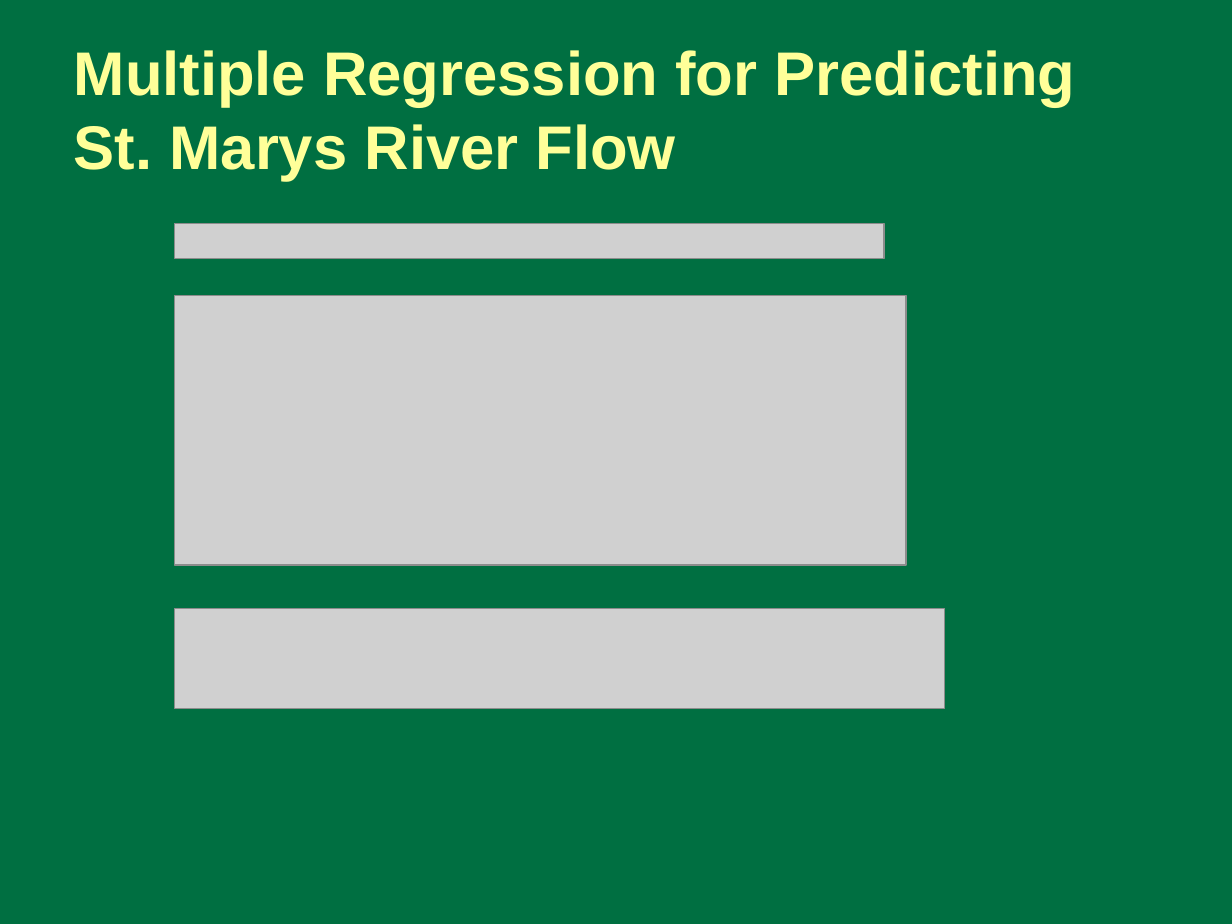
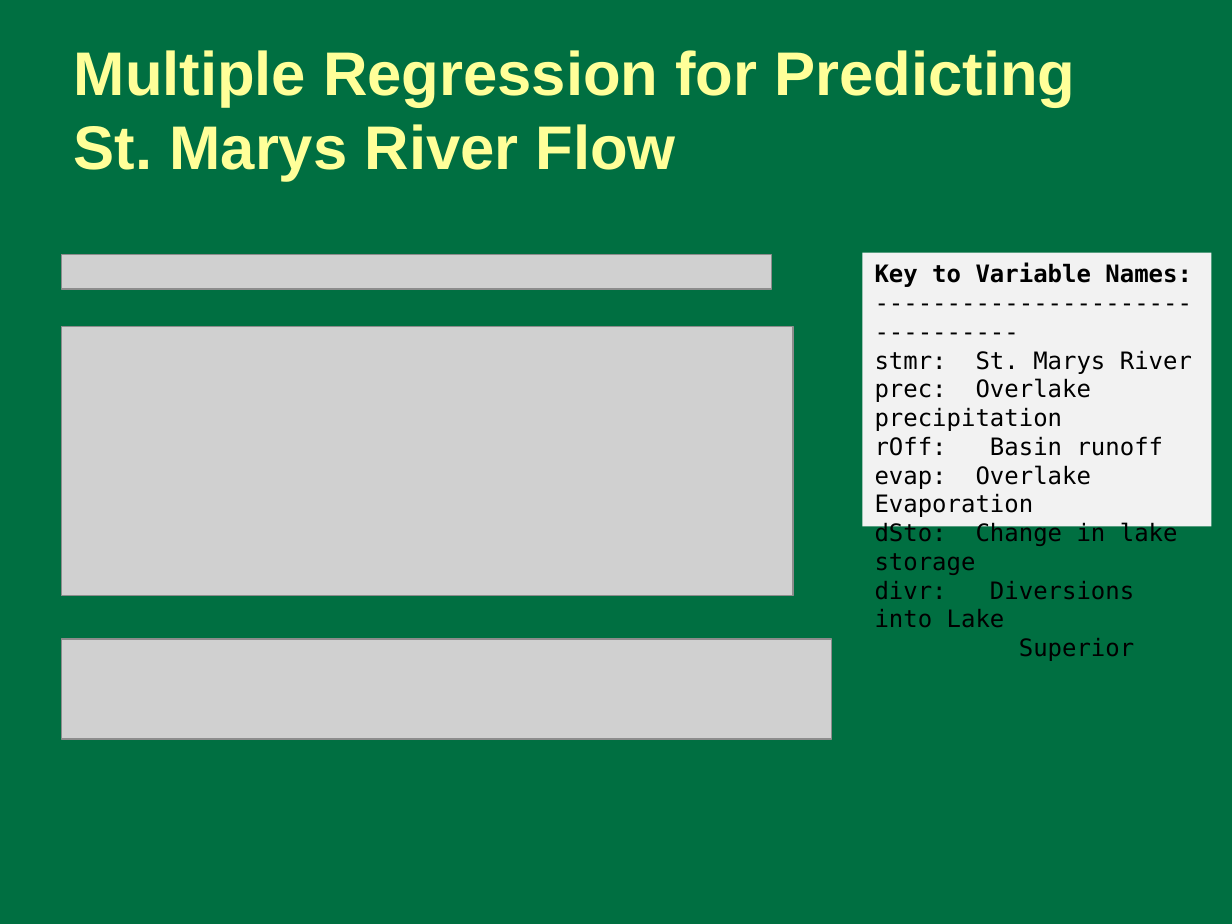
Before and after one commit to dholtschlag-usgs/LakeSuperior, a slide deck: slide 2 of Superior/doc/Preliminary Multiple Regression Analysis of Lake Superior Water.pptx. Drawn at 1232x924 pixels with LibreOffice and Linux fonts; fonts in the diff are those of the drawing; grey boxes stand for pictures. Boxes give left, top, right and bottom in pixels: in the first picture for what was removed or moved away, otherwise in the second. Text is boxed around its words. In the diff, an @@ line names an element or a change of style, - is before the commit and + after.

Commit message:
Update with Monthly Multiple Regression Models

```diff
--- a/Superior/doc/Preliminary Multiple Regression Analysis of Lake Superior Water.pptx
+++ b/Superior/doc/Preliminary Multiple Regression Analysis of Lake Superior Water.pptx
@@ rectangle added at box(862, 253, 1211, 526), fill #F2F2F2, 14 pt, text #000000 @@
+Key to Variable Names:
+--------------------------------
+stmr: St. Marys River
+prec: Overlake precipitation
+rOff: Basin runoff
+evap: Overlake Evaporation
+dSto: Change in lake storage
+divr: Diversions into Lake
+Superior
@@ 3 pictures: place and size @@
-3 pictures at box(175, 224, 945, 708)
+3 pictures at box(62, 255, 832, 739)
```
Also in this commit, not shown: 8 other slides changed, 10 other files.
